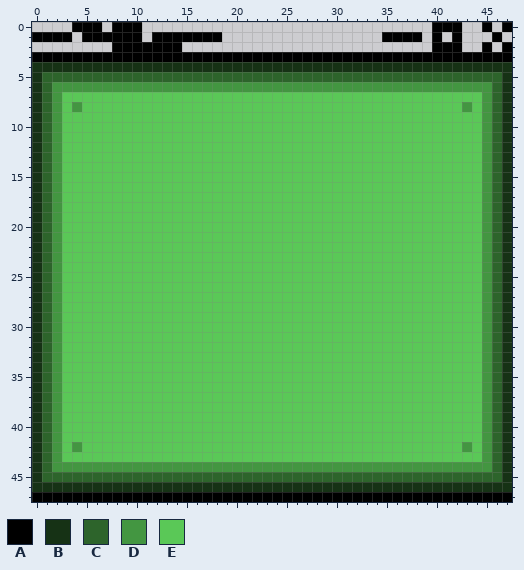
One commit to this pixel-art file: Development Limbo/Assets/Art/MenuAndUi/window.aseprite. This is how it looked before the edit.
48x48 pixels, 1 frame.
Visible layers, top first: "Layer 2", "Layer 1".
Palette (. is transparent): A #000000  B #163215  C #2d642b  D #439641  E #5ac857
Pixels before, first column x 0:
 0 ....AAA.AAA.............................AAA..A.A
 1 AAAA.AAAAAA.AAAAAAA................AAAA.A.A...A.
 2 ........AAAAAAA.........................AAA..A.A
 3 AAAAAAAAAAAAAAAAAAAAAAAAAAAAAAAAAAAAAAAAAAAAAAAA
 4 BBBBBBBBBBBBBBBBBBBBBBBBBBBBBBBBBBBBBBBBBBBBBBBB
 5 BCCCCCCCCCCCCCCCCCCCCCCCCCCCCCCCCCCCCCCCCCCCCCCB
 6 BCDDDDDDDDDDDDDDDDDDDDDDDDDDDDDDDDDDDDDDDDDDDDCB
 7 BCDEEEEEEEEEEEEEEEEEEEEEEEEEEEEEEEEEEEEEEEEEEDCB
 8 BCDEDEEEEEEEEEEEEEEEEEEEEEEEEEEEEEEEEEEEEEEDEDCB
 9 BCDEEEEEEEEEEEEEEEEEEEEEEEEEEEEEEEEEEEEEEEEEEDCB
10 BCDEEEEEEEEEEEEEEEEEEEEEEEEEEEEEEEEEEEEEEEEEEDCB
11 BCDEEEEEEEEEEEEEEEEEEEEEEEEEEEEEEEEEEEEEEEEEEDCB
12 BCDEEEEEEEEEEEEEEEEEEEEEEEEEEEEEEEEEEEEEEEEEEDCB
13 BCDEEEEEEEEEEEEEEEEEEEEEEEEEEEEEEEEEEEEEEEEEEDCB
14 BCDEEEEEEEEEEEEEEEEEEEEEEEEEEEEEEEEEEEEEEEEEEDCB
15 BCDEEEEEEEEEEEEEEEEEEEEEEEEEEEEEEEEEEEEEEEEEEDCB
16 BCDEEEEEEEEEEEEEEEEEEEEEEEEEEEEEEEEEEEEEEEEEEDCB
17 BCDEEEEEEEEEEEEEEEEEEEEEEEEEEEEEEEEEEEEEEEEEEDCB
18 BCDEEEEEEEEEEEEEEEEEEEEEEEEEEEEEEEEEEEEEEEEEEDCB
19 BCDEEEEEEEEEEEEEEEEEEEEEEEEEEEEEEEEEEEEEEEEEEDCB
20 BCDEEEEEEEEEEEEEEEEEEEEEEEEEEEEEEEEEEEEEEEEEEDCB
21 BCDEEEEEEEEEEEEEEEEEEEEEEEEEEEEEEEEEEEEEEEEEEDCB
22 BCDEEEEEEEEEEEEEEEEEEEEEEEEEEEEEEEEEEEEEEEEEEDCB
23 BCDEEEEEEEEEEEEEEEEEEEEEEEEEEEEEEEEEEEEEEEEEEDCB
24 BCDEEEEEEEEEEEEEEEEEEEEEEEEEEEEEEEEEEEEEEEEEEDCB
25 BCDEEEEEEEEEEEEEEEEEEEEEEEEEEEEEEEEEEEEEEEEEEDCB
26 BCDEEEEEEEEEEEEEEEEEEEEEEEEEEEEEEEEEEEEEEEEEEDCB
27 BCDEEEEEEEEEEEEEEEEEEEEEEEEEEEEEEEEEEEEEEEEEEDCB
28 BCDEEEEEEEEEEEEEEEEEEEEEEEEEEEEEEEEEEEEEEEEEEDCB
29 BCDEEEEEEEEEEEEEEEEEEEEEEEEEEEEEEEEEEEEEEEEEEDCB
30 BCDEEEEEEEEEEEEEEEEEEEEEEEEEEEEEEEEEEEEEEEEEEDCB
31 BCDEEEEEEEEEEEEEEEEEEEEEEEEEEEEEEEEEEEEEEEEEEDCB
32 BCDEEEEEEEEEEEEEEEEEEEEEEEEEEEEEEEEEEEEEEEEEEDCB
33 BCDEEEEEEEEEEEEEEEEEEEEEEEEEEEEEEEEEEEEEEEEEEDCB
34 BCDEEEEEEEEEEEEEEEEEEEEEEEEEEEEEEEEEEEEEEEEEEDCB
35 BCDEEEEEEEEEEEEEEEEEEEEEEEEEEEEEEEEEEEEEEEEEEDCB
36 BCDEEEEEEEEEEEEEEEEEEEEEEEEEEEEEEEEEEEEEEEEEEDCB
37 BCDEEEEEEEEEEEEEEEEEEEEEEEEEEEEEEEEEEEEEEEEEEDCB
38 BCDEEEEEEEEEEEEEEEEEEEEEEEEEEEEEEEEEEEEEEEEEEDCB
39 BCDEEEEEEEEEEEEEEEEEEEEEEEEEEEEEEEEEEEEEEEEEEDCB
40 BCDEEEEEEEEEEEEEEEEEEEEEEEEEEEEEEEEEEEEEEEEEEDCB
41 BCDEEEEEEEEEEEEEEEEEEEEEEEEEEEEEEEEEEEEEEEEEEDCB
42 BCDEDEEEEEEEEEEEEEEEEEEEEEEEEEEEEEEEEEEEEEEDEDCB
43 BCDEEEEEEEEEEEEEEEEEEEEEEEEEEEEEEEEEEEEEEEEEEDCB
44 BCDDDDDDDDDDDDDDDDDDDDDDDDDDDDDDDDDDDDDDDDDDDDCB
45 BCCCCCCCCCCCCCCCCCCCCCCCCCCCCCCCCCCCCCCCCCCCCCCB
46 BBBBBBBBBBBBBBBBBBBBBBBBBBBBBBBBBBBBBBBBBBBBBBBB
47 AAAAAAAAAAAAAAAAAAAAAAAAAAAAAAAAAAAAAAAAAAAAAAAA
New version:
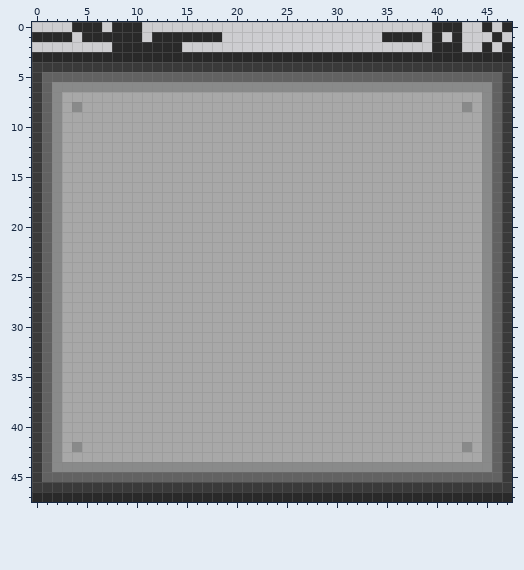
From old to new:
colour A: #000000 -> #292929
colour B: #163215 -> #3a3a3a
colour C: #2d642b -> #626262
colour D: #439641 -> #898a8a
colour E: #5ac857 -> #a8a8a8
Where, in picture pixels (left, top, right, bottom), the same in both pictures:
changed: (32, 22, 512, 502)
